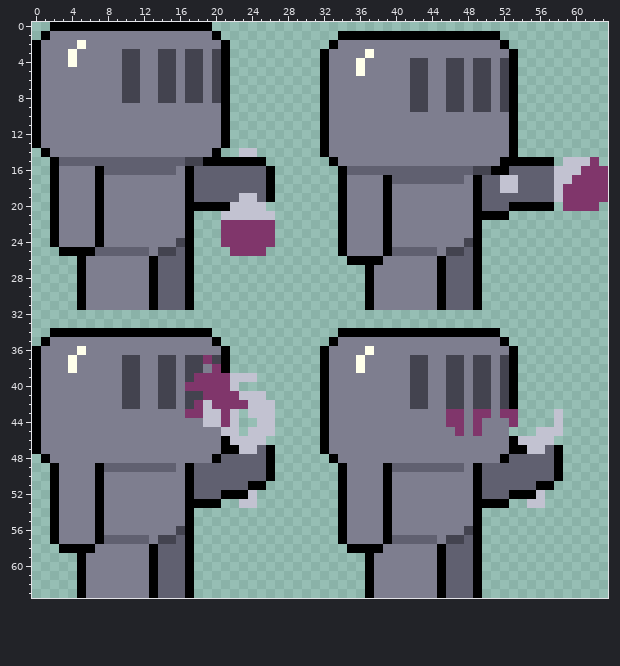
A pixel-art sprite gets an edit: art/knight_potion.png. This is how it looked before the edit.
The file is 64x64 pixels.
After the commit:
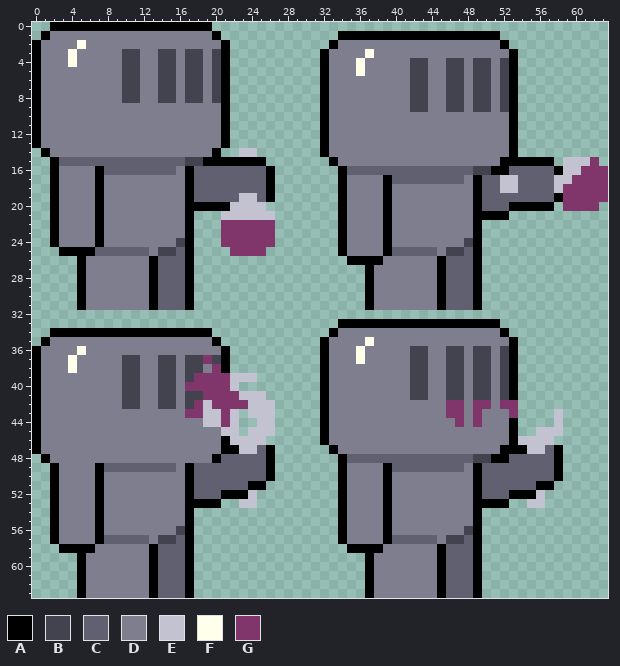
Palette (. is transparent): A #000000  B #43434f  C #606070  D #7e7e8f  E #c2c2d1  F #ffffeb  G #80366b
Commit: new shield rune sprite + knight potion sprite update
Edits made:
Changed rows in their new state; - is an unchanged pixel.
first column x 58:
16 A
19 A
first column x 32:
33 --AAAAAAAAAAAAAAAAAA--
34 -ADDDDDDDDDDDDDDDDDDA-
35 AD---F--------------DA
36 ----FD----BB--BB-BB-B-
38 ----D-----------------
first column x 32:
42 ----------DD--GG-GG-GG
43 ------------------D-D-
44 --------------D------A
45 ---------------D-D---A
47 .A------------------A-
48 -.ACCCCCCCCCCCCCCBBA--
Where, in picture pixels (left, top, right, bottom), the same in both pictures:
changed: (554, 166, 563, 202)
changed: (320, 319, 518, 373)
changed: (320, 400, 518, 463)
